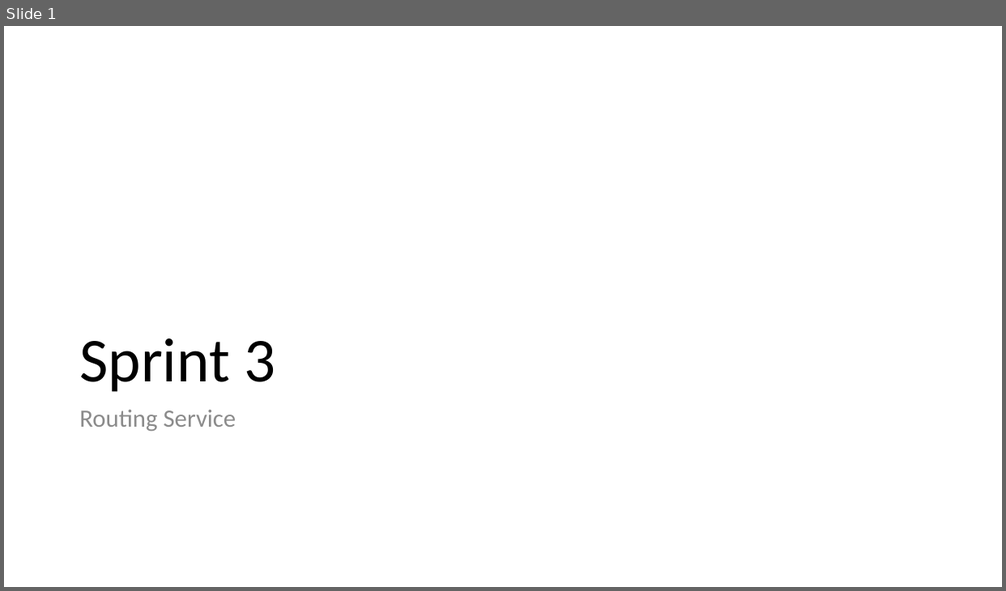
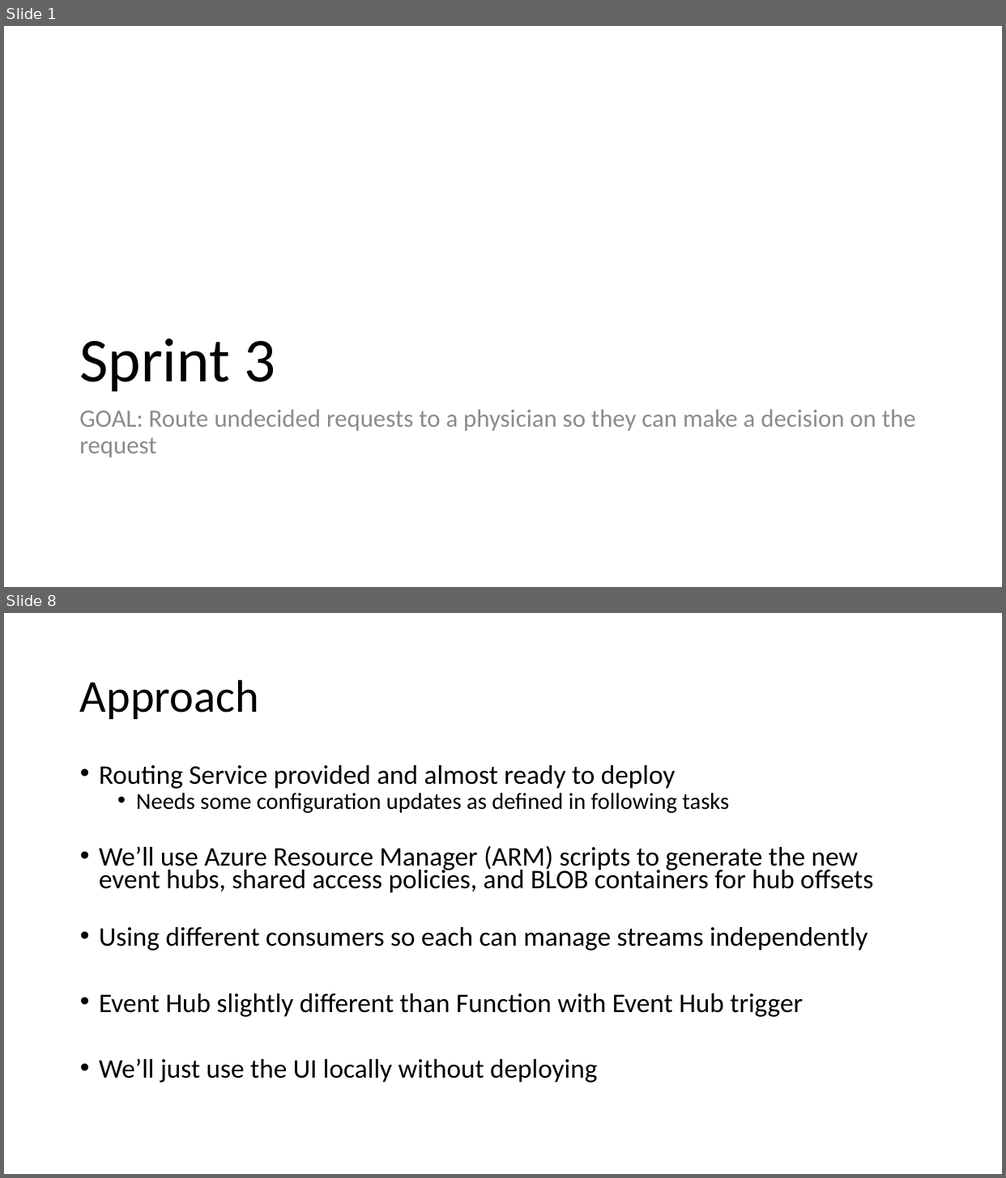
Before and after one commit to scottctr/EdaWorkshop, a slide deck: Sprint3/EdaWorkshop_Sprint3.pptx. Shown one above the other, each under a label of ours: slide 1 before the commit, slides 1 and 8 after it; the slides between them are not shown. The pictures are 1006x591 and 1006x1178 pixels, drawn with LibreOffice and Linux fonts; fonts in the diff are those of the drawing. Boxes give left, top, right and bottom in pixels: in the first picture for what was removed or moved away, otherwise in the second. Text is boxed around its words. In the diff, an @@ line names an element or a change of style, - is before the commit and + after.

Commit message:
Combining RoutingService and UI in sprint 3.

```diff
--- a/Sprint3/EdaWorkshop_Sprint3.pptx
+++ b/Sprint3/EdaWorkshop_Sprint3.pptx
@@ slide 8 added at [4, 613, 1002, 1174], background #FFFFFF @@
@@ title added at [80, 679, 259, 719], 44 pt, text #000000 @@
+Approach
@@ text added at [99, 765, 873, 1083], 25.9 pt, text #000000 @@
+• Routing Service provided and almost ready to deploy
+  • Needs some configuration updates as defined in following tasks
+• We’ll use Azure Resource Manager (ARM) scripts to generate the new event hubs, shared access policies, and BLOB containers for hub offsets
+• Using different consumers so each can manage streams independently
+• Event Hub slightly different than Function with Event Hub trigger
+• We’ll just use the UI locally without deploying
@@ slide 1 changed as well @@
@@ text at [79, 409, 916, 458]: text changed @@
-Routing Service
+GOAL: Route undecided requests to a physician so they can make a decision on the request
```
Also in this commit, not shown: 6 other slides changed, 6 other slides added, 21 other files.
